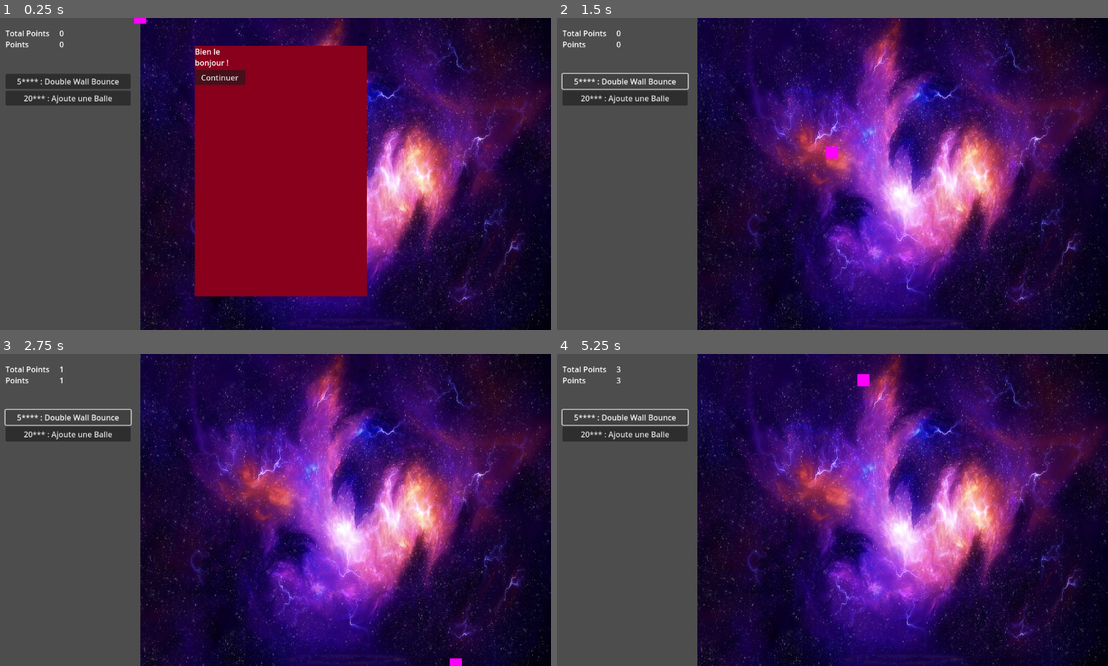
Above: before the commit, frames 1-4 (two rows, left to right).
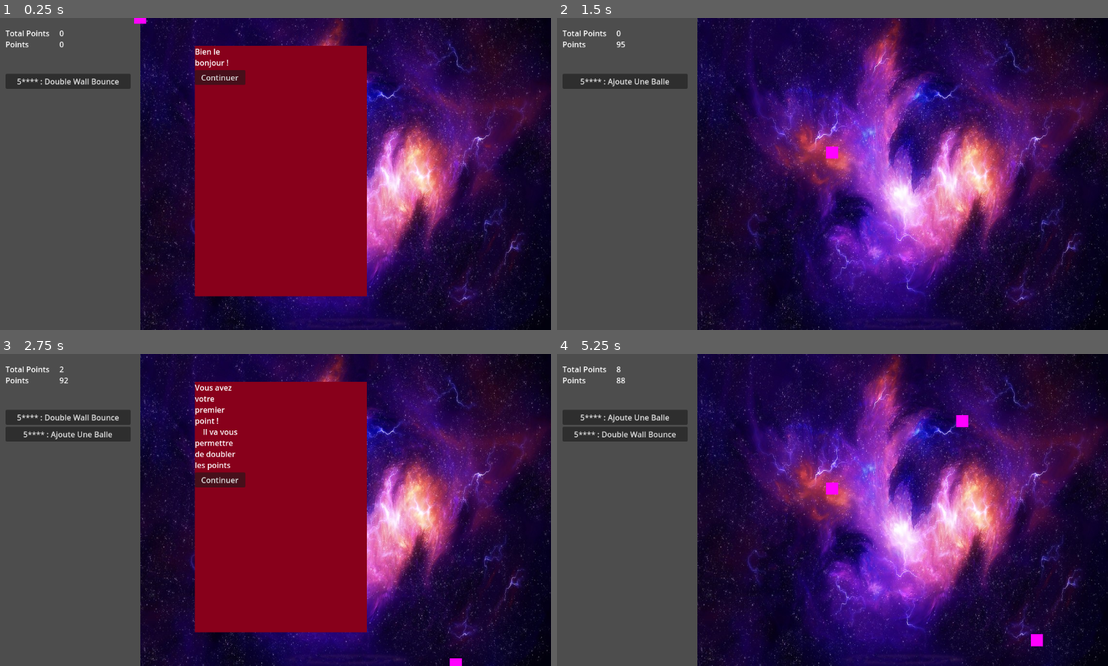
Above: after the commit, the same moments.

Repository: Niksune/Baby-Evolve-Minigame
Game: Godot game, scene res://Scenes/Game/Game.tscn
Same seed, same stepped clock (60 frames per second), same inputs: the game is played once before the commit and once after it.
Inputs (mouse positions are in pixels of both pictures, inside the frame that each line leads up to):
- Up to frame 1 (0.25 s): no input
- Up to frame 2 (1.5 s): click "Continuer" at 0.5 s; click "5**** : Double Wall Bounce" at 1.25 s
- Up to frame 3 (2.75 s): click (66, 416) at 2 s, where only the run after the commit has a clickable "5**** : Ajoute Une Balle"
- Up to frame 4 (5.25 s): click (623, 435) at 2.75 s, where only the run before the commit has a clickable "20*** : Ajoute une Balle"; click "Continuer" at 3.5 s; click (623, 435) at 4.25 s, where only the run after the commit has a clickable "5**** : Ajoute Une Balle"; click "5**** : Double Wall Bounce" at 5 s

The runs differ from the first frame. In frame 1, 1.0% of the frame differs, in the area x 1-24%, y 23-29%; in frame 2, 1.4%; in frame 3, 25%, in the area x 0-67%, y 4-90%; in frame 4, 1.0%.

Commit message:
Real evolving management

Diff:
--- /dev/null
+++ b/Scenes/Game/Evolve.gd
@@ -0,0 +1,54 @@
+extends Node
+
+class_name Evolve
+
+var modifier : String
+var factor : int = 0
+var cost : int
+var is_total_points : bool = false
+var text : String
+var buyable : bool = false
+var bought : bool = false
+
+func _init(modifier, factor, cost, is_total_points, text="novalue"):
+	self.modifier = modifier
+	self.factor = factor
+	self.cost = cost
+	self.is_total_points = is_total_points
+	if text == "novalue":
+		self.text = generate_text()
+	else:
+		self.text = text
+
+
+func generate_text():
+	if self.modifier == "multi_bounce":
+		return generate_bounce_text(self.factor)
+	elif self.modifier == "add_ball":
+		return generate_ball_text(self.factor)
+
+func generate_bounce_text(number):
+	var bounce_text = "XX Wall Bounce"
+	var XXsubtitute = ""
+	match number:
+		2:
+			XXsubtitute = "Double"
+		3:
+			XXsubtitute = "Triple"
+		_:
+			pass
+	return bounce_text.replace("XX", XXsubtitute)
+
+func generate_ball_text(number):
+	var ball_text = "Ajoute XX Balles"
+	var XXsubtitute = ""
+	match number:
+		1:
+			return "Ajoute Une Balle"
+		2:
+			XXsubtitute = "Deux"
+		3:
+			XXsubtitute = "Trois"
+		_:
+			pass
+	return ball_text.replace("XX", XXsubtitute)
--- a/Scenes/Game/EvolveManager.gd
+++ b/Scenes/Game/EvolveManager.gd
@@ -1,9 +1,64 @@
 extends Node
 
 signal add_ball(number_balls)
+signal add_new_evolve(ID, text, price)
+
+var Evolve = load("res://Scenes/Game/Evolve.gd")
+
+var evolve_map = {
+	"multi_bounce_1" : Evolve.new("multi_bounce", 2, 5, false),
+	"multi_bounce_2" : Evolve.new("multi_bounce", 2, 5, false),
+	"multi_bounce_3" : Evolve.new("multi_bounce", 2, 5, false),
+	"add_ball_1" : Evolve.new("add_ball", 1, 5, false),
+	"add_ball_2" : Evolve.new("add_ball", 1, 5, false),
+	"add_ball_3" : Evolve.new("add_ball", 1, 5, false),
+	"activate_bonk" : Evolve.new("activate_bonk", 0, 100, false, "Activer le BONK")
+}
+
+func add_new_evolves():
+	for ID_evolve in evolve_map:
+		var evolve = evolve_map[ID_evolve]
+		if evolve.buyable :
+			continue
+		match ID_evolve:
+			"multi_bounce_1":
+				create_new_evolve(ID_evolve)
+			"add_ball_1":
+				if evolve_map["multi_bounce_1"].bought:
+					create_new_evolve(ID_evolve)
+			"multi_bounce_2":
+				if evolve_map["add_ball_1"].bought:
+					create_new_evolve(ID_evolve)
+			"multi_bounce_3":
+				if evolve_map["multi_bounce_2"].bought:
+					create_new_evolve(ID_evolve)
+			"add_ball_2":
+				if evolve_map["add_ball_1"].bought:
+					create_new_evolve(ID_evolve)
+			"add_ball_3":
+				if evolve_map["add_ball_2"].bought:
+					create_new_evolve(ID_evolve)
+			"activate_bonk":
+				if evolve_map["multi_bounce_3"].bought && evolve_map["add_ball_3"].bought:
+					create_new_evolve(ID_evolve)
+
+
 
 
 var bounce_wall_multiplicator = 1
+
+
+
+
+func _ready():
+	create_new_evolve("multi_bounce_1")
+
+
+
+
+func create_new_evolve(ID_evolve):
+	evolve_map[ID_evolve].buyable = true
+	add_new_evolve.emit(ID_evolve,evolve_map[ID_evolve].text,evolve_map[ID_evolve].cost)
 
 
 
@@ -12,27 +67,18 @@
 	return 1 * bounce_wall_multiplicator
 
 
-func new_evolve(ID_evolve):
-	match ID_evolve:
-		"double_wall_1":
-			bounce_wall_multiplicator *= 2
-		"add_ball_1":
-			add_ball.emit(1)
+
+func new_evolve_bought(ID_evolve):
+	evolve_map[ID_evolve].bought = true
+	process_evolve(ID_evolve)
+	add_new_evolves()
 
 
-func give_price(ID_evolve):
-	match ID_evolve:
-		"double_wall_1":
-			return(5)
-		"add_ball_1":
-			return(20)
 
-func give_text(ID_evolve):
-	match ID_evolve:
-		"double_wall_1":
-			return("Double Wall Bounce")
-		"add_ball_1":
-			return("Ajoute une Balle")
 
-func is_total_point(ID_evolve):
-	return false
+func process_evolve(ID_evolve):
+	match evolve_map[ID_evolve].modifier:
+		"multi_bounce" :
+			bounce_wall_multiplicator *= evolve_map[ID_evolve].factor
+		"add_ball" :
+			add_ball.emit(evolve_map[ID_evolve].factor)
--- a/Scenes/Game/Game.gd
+++ b/Scenes/Game/Game.gd
@@ -5,14 +5,12 @@
 @onready var DialogManager = %DialogManager
 
 
-var current_points : int = 0
+var current_points : int = 100
 var total_points : int = 0
 
 
 
 func _ready():
-	create_new_evolve_button("double_wall_1")
-	create_new_evolve_button("add_ball_1")
 	DialogManager.execute_dialog(1)
 
 
@@ -35,11 +33,13 @@
 func create_new_evolve_button(ID_evolve):
 	UI.create_new_button(ID_evolve, EvolveManager.give_text(ID_evolve), EvolveManager.give_price(ID_evolve))
 
+
 func check_buying(ID_evolve):
-	if(!EvolveManager.is_total_point(ID_evolve)):
-		if(EvolveManager.give_price(ID_evolve) <= current_points):
-			remove_points(EvolveManager.give_price(ID_evolve))
-			EvolveManager.new_evolve(ID_evolve)
+	var evolve = EvolveManager.evolve_map[ID_evolve]
+	if(!evolve.is_total_points):
+		if(evolve.cost <= current_points):
+			remove_points(evolve.cost)
+			EvolveManager.new_evolve_bought(ID_evolve)
 			UI.buy_button_suppr(ID_evolve)
 		else:
 			print(ID_evolve," too expensive")
--- a/Scenes/Game/Game.tscn
+++ b/Scenes/Game/Game.tscn
@@ -36,4 +36,5 @@
 [connection signal="buy_button_pressed" from="HSplitContainer/UI" to="." method="_on_ui_buy_button_pressed"]
 [connection signal="wall_bounce" from="HSplitContainer/BallGame" to="." method="_on_wall_bounce"]
 [connection signal="add_ball" from="EvolveManager" to="HSplitContainer/BallGame" method="_on_evolve_manager_add_ball"]
+[connection signal="add_new_evolve" from="EvolveManager" to="HSplitContainer/UI" method="_on_evolve_manager_add_new_evolve"]
 [connection signal="launch_dialog" from="DialogManager" to="HSplitContainer/UI" method="_on_dialog_manager_launch_dialog"]
--- a/Scenes/UI/UI.gd
+++ b/Scenes/UI/UI.gd
@@ -45,3 +45,9 @@
 
 func _on_dialog_manager_launch_dialog(main_text, button_text):
 	dialog_box.launch_dialog(main_text, button_text)
+
+
+
+
+func _on_evolve_manager_add_new_evolve(ID, text, price):
+	create_new_button(ID, text, price)
